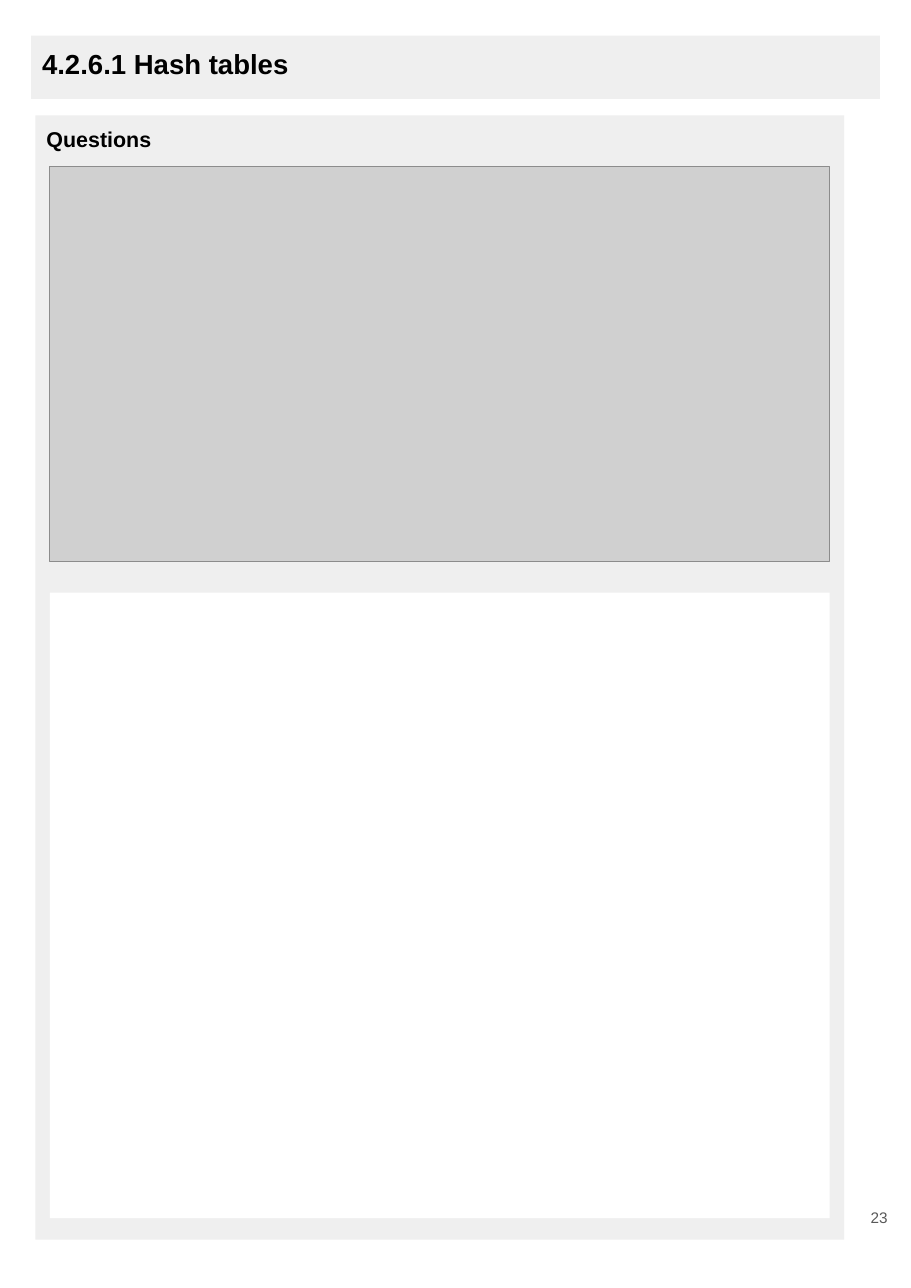
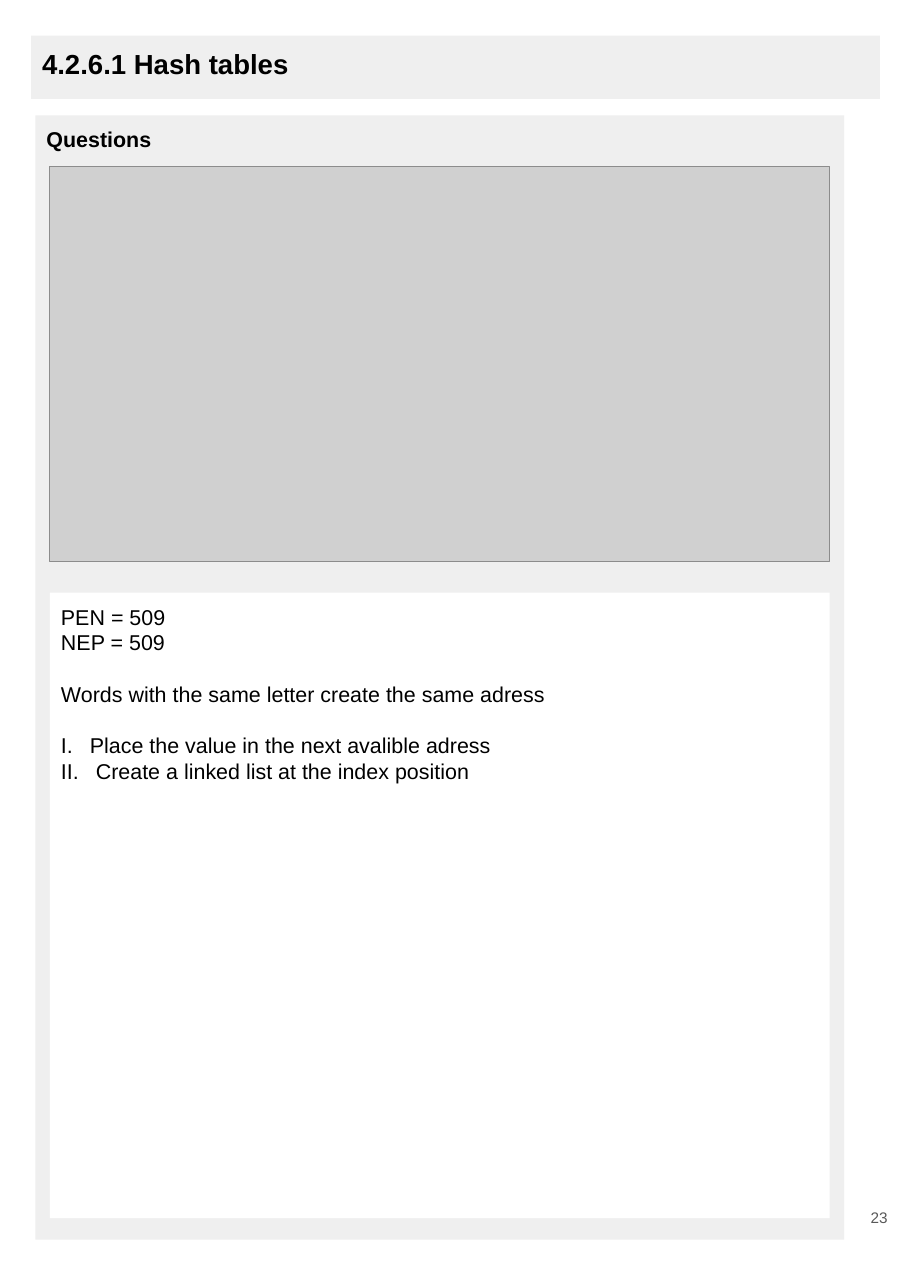
Before and after one commit to Ice424/CS-ALevel, a slide deck: slide 23 of python/Sorting Algorithms/V2.0 4.3.4 Searching algorithms.pptx. Drawn at 911x1288 pixels with LibreOffice and Linux fonts; fonts in the diff are those of the drawing; grey boxes stand for pictures. Boxes give left, top, right and bottom in pixels: in the first picture for what was removed or moved away, otherwise in the second. Text is boxed around its words. In the diff, an @@ line names an element or a change of style, - is before the commit and + after.

```diff
--- a/python/Sorting Algorithms/V2.0 4.3.4 Searching algorithms.pptx
+++ b/python/Sorting Algorithms/V2.0 4.3.4 Searching algorithms.pptx
@@ text in rectangle at [61,610,544,784]: text added @@
+PEN = 509
+NEP = 509
+Words with the same letter create the same adress
+I. Place the value in the next avalible adress
+II. Create a linked list at the index position
```
Also in this commit, not shown: 3 other slides changed, 1 other file.
